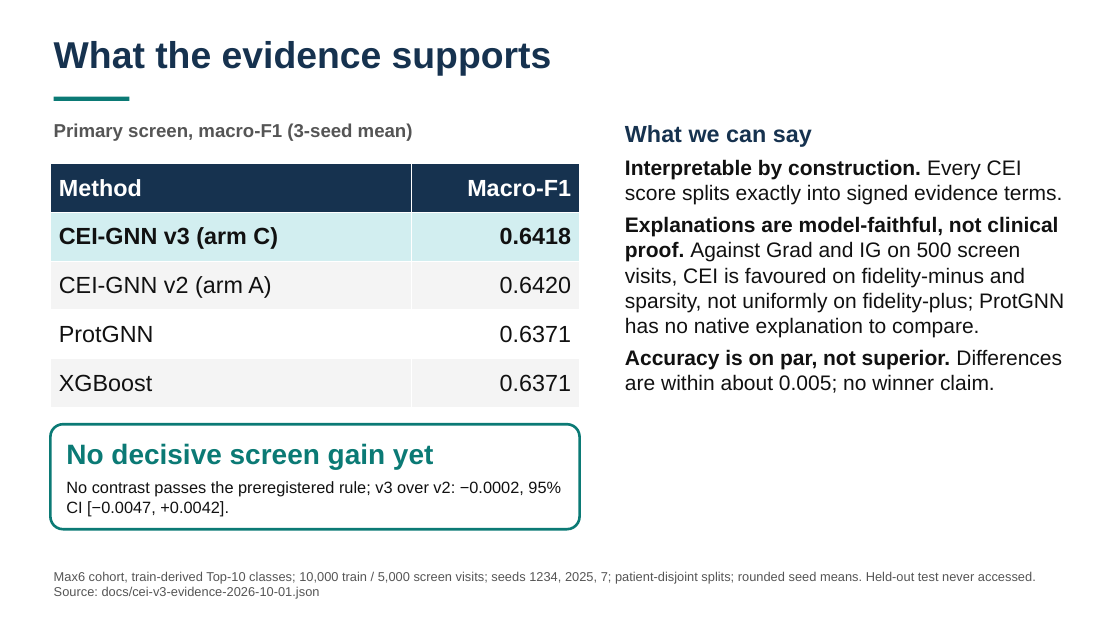
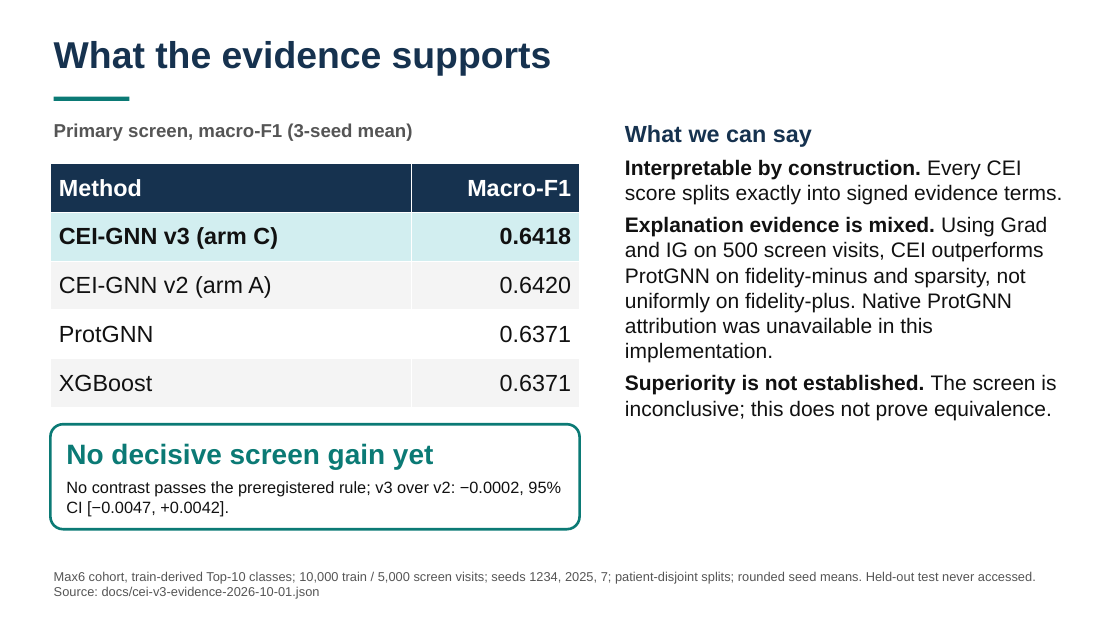
Before and after one commit to nfcolak/MedGNN---Explainable-Graph-Neural-Networks-for-Medical-Diagnosis, a slide deck: slide 3 of docs/presentations/cei-overview/cei-overview.pptx. Drawn at 1120x630 pixels with LibreOffice and Linux fonts; fonts in the diff are those of the drawing. Boxes give left, top, right and bottom in pixels: in the first picture for what was removed or moved away, otherwise in the second. Text is boxed around its words. In the diff, an @@ line names an element or a change of style, - is before the commit and + after.

```diff
--- a/docs/presentations/cei-overview/cei-overview.pptx
+++ b/docs/presentations/cei-overview/cei-overview.pptx
@@ text at bbox=[625, 216, 1056, 420]: text changed @@
-Explanations are model-faithful, not clinical proof. Against Grad and IG on 500 screen visits, CEI is favoured on fidelity-minus and sparsity, not uniformly on fidelity-plus; ProtGNN has no native explanation to compare.
-Accuracy is on par, not superior. Differences are within about 0.005; no winner claim.
+Explanation evidence is mixed. Using Grad and IG on 500 screen visits, CEI outperforms ProtGNN on fidelity-minus and sparsity, not uniformly on fidelity-plus. Native ProtGNN attribution was unavailable in this implementation.
+Superiority is not established. The screen is inconclusive; this does not prove equivalence.
```
Also in this commit, not shown: 1 other file.
